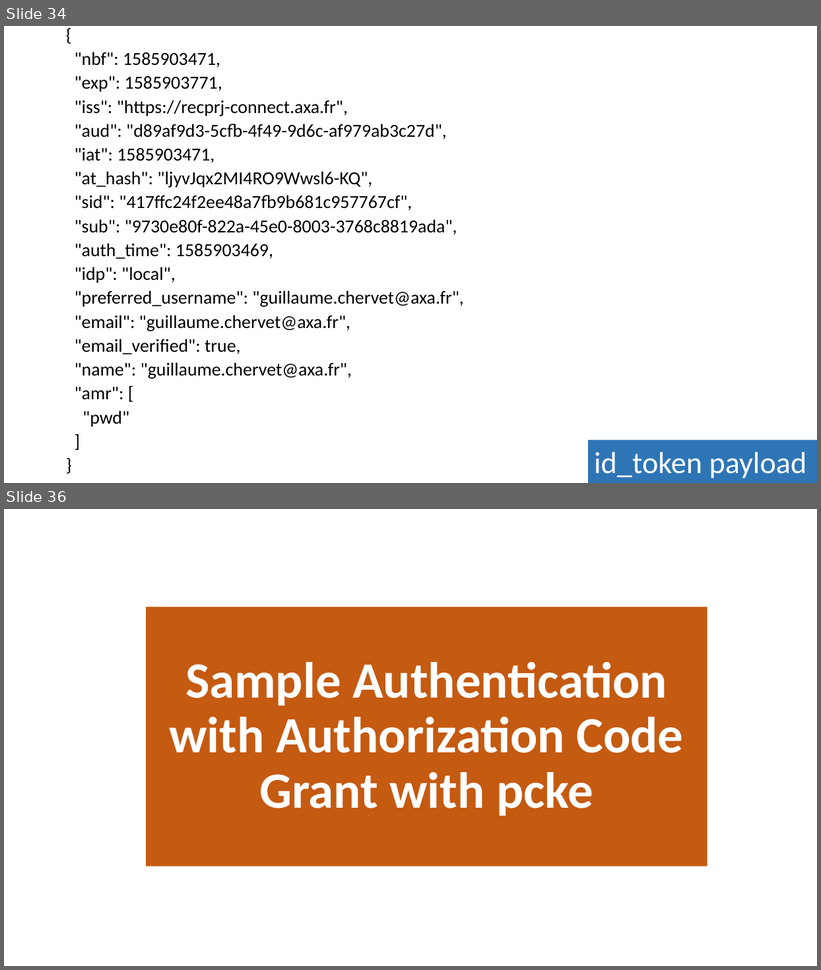
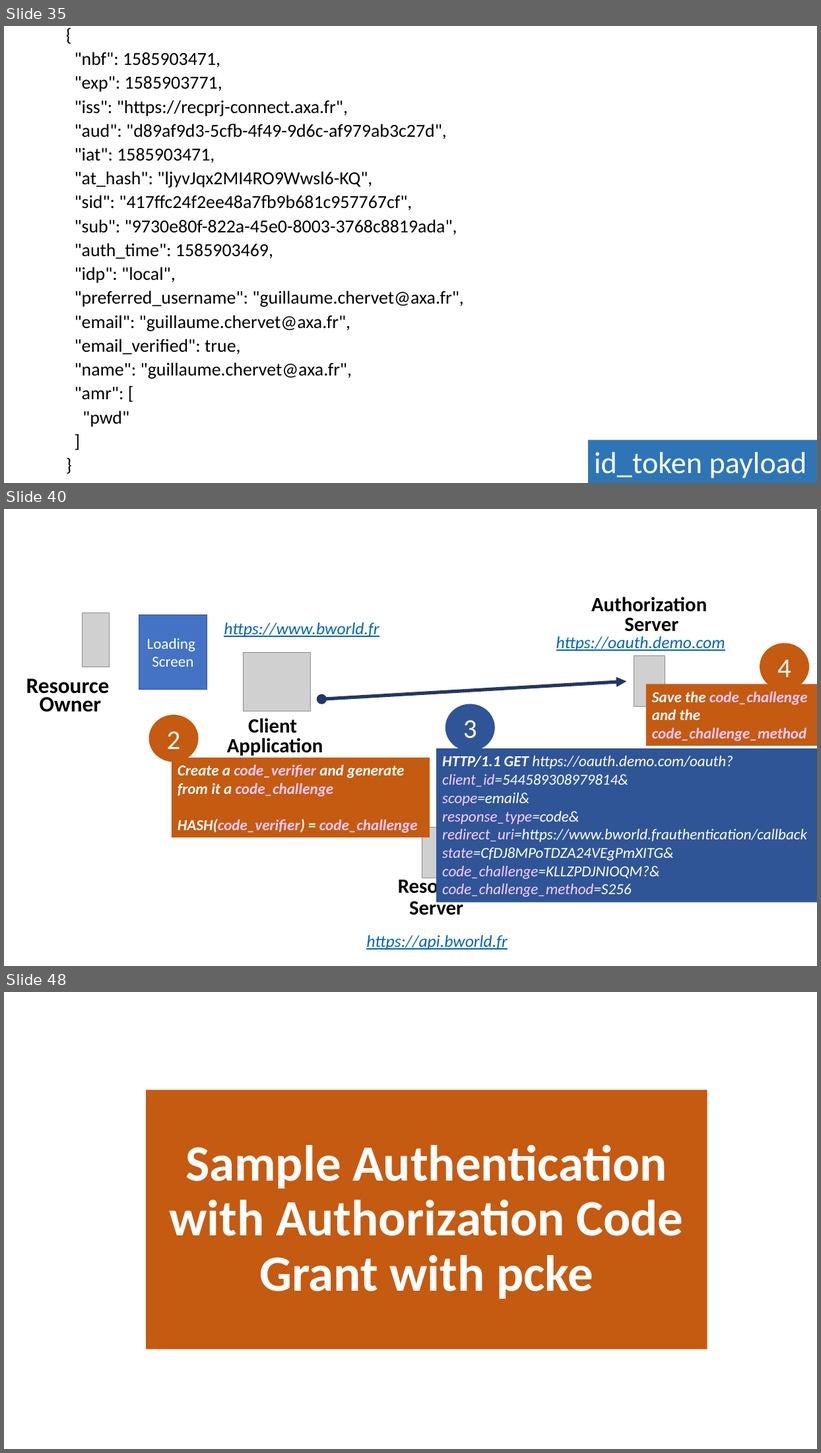
Before and after one commit to guillaume-chervet/course.rest, a slide deck: documentations/OIDC english.pptx. Shown one above the other, each under a label of ours: slides 34 and 36 before the commit, slides 35, 40 and 48 after it; the slides between them are not shown. The pictures are 821x970 and 821x1453 pixels, drawn with LibreOffice and Linux fonts; fonts in the diff are those of the drawing; grey boxes stand for pictures. Boxes give left, top, right and bottom in pixels: in the first picture for what was removed or moved away, otherwise in the second. Text is boxed around its words. In the diff, an @@ line names an element or a change of style, - is before the commit and + after.

```diff
--- a/documentations/OIDC english.pptx
+++ b/documentations/OIDC english.pptx
@@ slide 40 added at (x1=4, y1=509, x2=817, y2=966), background #FFFFFF @@
@@ text added at (x1=591, y1=597, x2=707, y2=632), 24 pt, text #000000, bold @@
+Authorization
+Server
@@ picture added at (x1=83, y1=613, x2=110, y2=667) @@
@@ rectangle added at (x1=139, y1=615, x2=207, y2=689), fill #4472C4, outline #325491 1 pt, 18 pt, text #FFFFFF @@
+Loading
+Screen
@@ text added at (x1=224, y1=623, x2=379, y2=637), 20 pt, text #0563C1, italic, underline @@
+https://www.bworld.fr
@@ text added at (x1=556, y1=636, x2=725, y2=651), 20 pt, text #0563C1, italic, underline @@
+https://oauth.demo.com
@@ ellipse added at (x1=760, y1=643, x2=809, y2=690), fill #C55A11, 32 pt, text #FFFFFF @@
+4
@@ picture added at (x1=244, y1=652, x2=311, y2=711) @@
@@ picture added at (x1=634, y1=656, x2=665, y2=706) @@
@@ text added at (x1=26, y1=679, x2=110, y2=712), 25.9 pt, text #000000, bold @@
+Resource
+Owner
@@ double arrow added from (627, 682) to (322, 699), #203864 4 pt @@
@@ rectangle added at (x1=646, y1=684, x2=817, y2=746), fill #C55A11, 18 pt, text #FFCCFF, bold, italic @@
+Save the code_challenge
+and the code_challenge_method
@@ ellipse added at (x1=446, y1=704, x2=495, y2=751), fill #2F5597, 32 pt, text #FFFFFF @@
+3
@@ ellipse added at (x1=149, y1=715, x2=199, y2=762), fill #C55A11, 32 pt, text #FFFFFF @@
+2
@@ text added at (x1=227, y1=718, x2=323, y2=756), 24 pt, text #000000, bold @@
+Client
+Application
@@ rectangle added at (x1=172, y1=758, x2=430, y2=838), fill #C55A11, 18 pt, text #FFCCFF, bold, italic @@
+Create a code_verifier and generate from it a code_challenge
+HASH(code_verifier) = code_challenge
@@ rectangle added at (x1=436, y1=749, x2=817, y2=902), fill #2F5597, 18 pt, text #FFFFFF, italic @@
+HTTP/1.1 GET https://oauth.demo.com/oauth?
+client_id=544589308979814&
+scope=email&
+response_type=code&
+redirect_uri=https://www.bworld.frauthentication/callback
+state=CfDJ8MPoTDZA24VEgPmXITG&
+code_challenge=KLLZPDJNIOQM?&
+code_challenge_method=S256
@@ picture added at (x1=422, y1=828, x2=453, y2=879) @@
@@ text added at (x1=398, y1=876, x2=475, y2=916), 24 pt, text #000000, bold @@
+Resource Server
@@ text added at (x1=366, y1=935, x2=508, y2=950), 20 pt, text #0563C1, italic, underline @@
+https://api.bworld.fr
@@ what was slide 34 is now slide 35 @@
@@ what was slide 36 is now slide 48 @@
```
Also in this commit, not shown: 8 slides changed, 14 other slides added, 4 slides removed.
